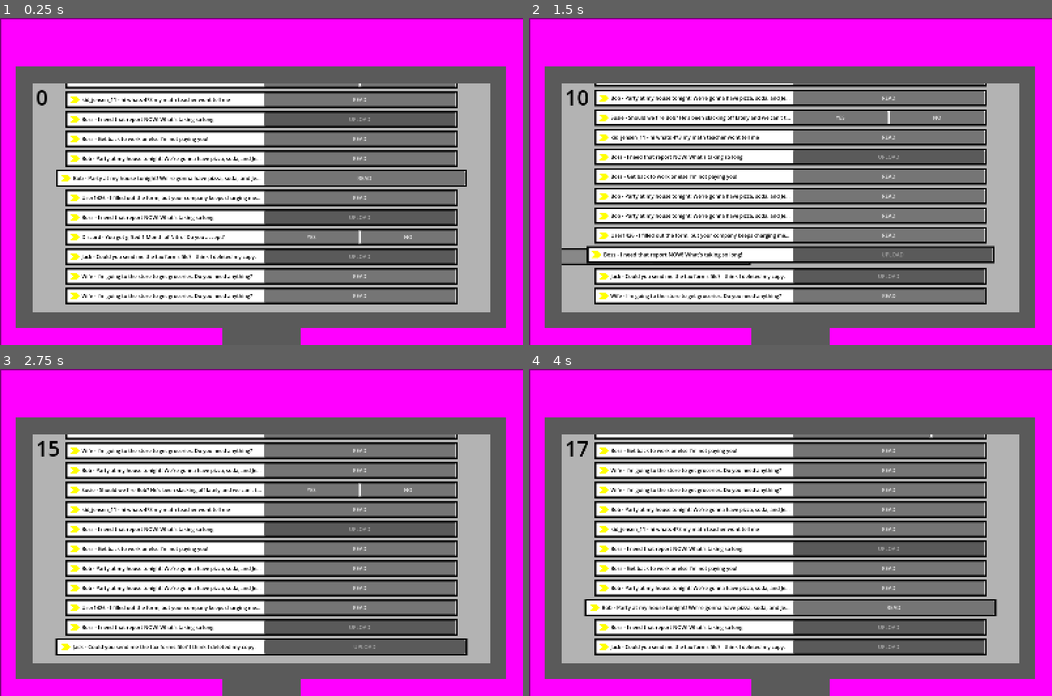
Above: before the commit, frames 1-4 (two rows, left to right).
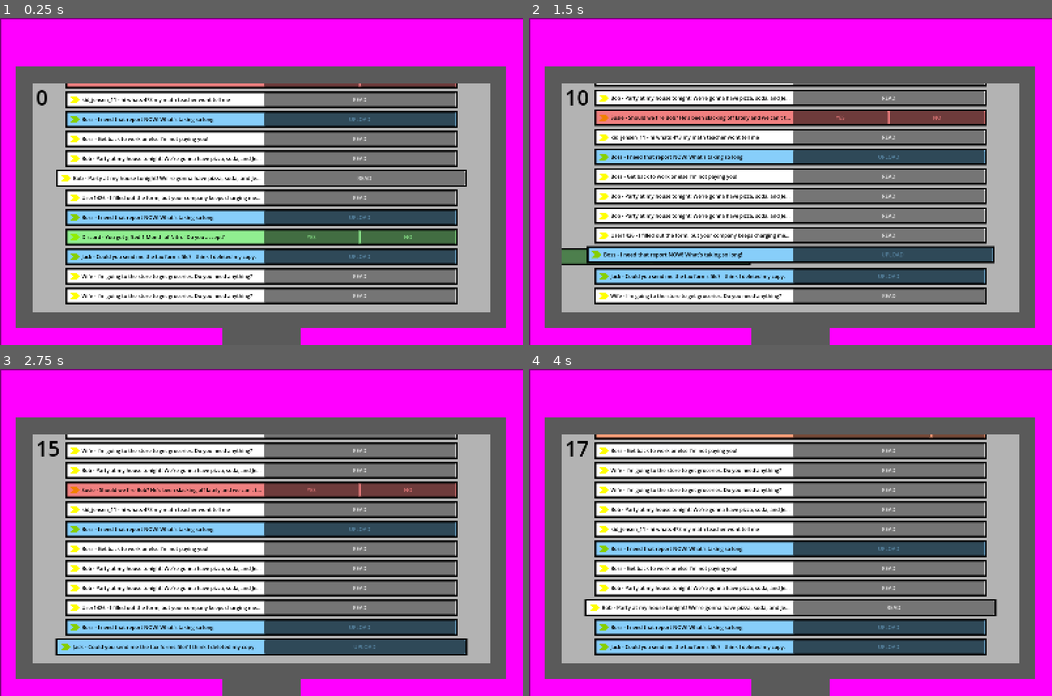
Above: after the commit, the same moments.

Repository: BradBenJoya/GMTK2026
Game: Godot game, scene res://Scenes/main.tscn
Two runs of this game, one before a commit and one after it. Both use one fixed random seed, a clock stepped at 60 frames per second and the inputs below.
Inputs:
- Up to frame 1 (0.25 s): no input
- Up to frame 2 (1.5 s): click "READ" at 0.5 s; click "YES" at 1.25 s
- Up to frame 3 (2.75 s): click "READ" at 2 s
- Up to frame 4 (4 s): click "YES" at 2.75 s; click "READ" at 3.5 s

The runs differ from the first frame. In frame 1, 13% of the frame differs, in the area x 12-88%, y 20-76%; in frame 2, 12%; in frame 3, 13%; in frame 4, 9.9%.

Commit message:
uncommented colors

Diff:
--- a/Scripts/Email/email.gd
+++ b/Scripts/Email/email.gd
@@ -32,7 +32,7 @@
 	var random : float = randf_range(1, 100)
 	if random < 70:
 		type = "Normal"
-		#modulate = Color.WHITE
+		modulate = Color.WHITE
 		flavor_text.text = flavor_text_controller.read_text.pick_random()
 
 		read.visible = true
@@ -42,28 +42,28 @@
 
 		if special_random == 1:
 			type = "Accept"
-			#modulate = Color.LIGHT_GREEN
+			modulate = Color.LIGHT_GREEN
 			flavor_text.text = flavor_text_controller.decision_good_text.pick_random()
 
 			decision.visible = true
 
 		elif special_random == 2:
 			type = "Decline"
-			#modulate = Color.LIGHT_CORAL
+			modulate = Color.LIGHT_CORAL
 			flavor_text.text = flavor_text_controller.decision_bad_text.pick_random()
 
 			decision.visible = true
 
 		elif special_random == 3:
 			type = "Spam"
-			#modulate = Color.LIGHT_SALMON
+			modulate = Color.LIGHT_SALMON
 			flavor_text.text = flavor_text_controller.spam_text.pick_random()
 
 			spam.visible = true
 
 		elif special_random == 4:
 			type = "Upload"
-			#modulate = Color.LIGHT_SKY_BLUE
+			modulate = Color.LIGHT_SKY_BLUE
 			flavor_text.text = flavor_text_controller.upload_text.pick_random()
 
 			upload.visible = true
